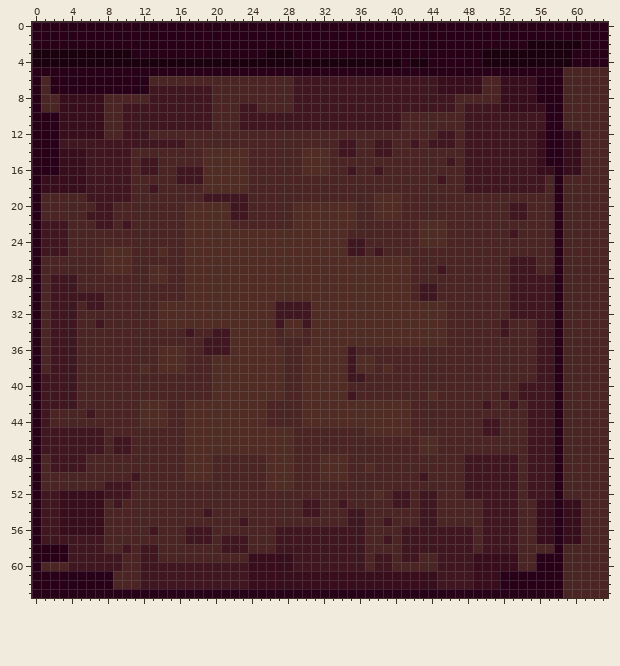
Pixel-art sprite: resources/assets/cooking/textures/blueprint/pan/baked_chocolate.png. This is how it looked before the edit.
The file is 64x64 pixels. Colours within 5 levels of each other are drawn and written as one.
Now the later version:
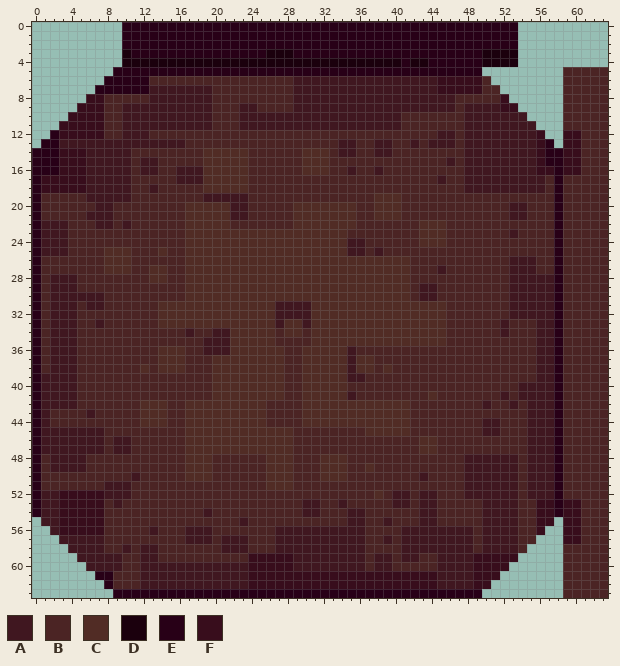
Palette (. is transparent): A #401720  B #4b2424  C #512c25  D #1b000d  E #280017  F #380d1c
Diff:
@@ x 0..63 @@
- 0 EEEEEEEEEEEEEEEEEEEEEEEEEEEEEEEEEEEEEEEEEEEEEEEEEEEEEEEEEEEEEEEE
- 1 EEEEEEEEEEEEEEEEEEEEEEEEEEEEEEEEEEEEEEEEEEEEEEEEEEEEEEEEEEEEEEEE
- 2 EEEEEEEEEEEEEEEEEEEEEEEEEEEEEEEEEEEEEEEEEEEEEEEEEEEEEEEDDDDDDEEE
- 3 DDDDDDDDDDDEEEEEEEEEEEEEEEDDDEEEEEEEEEEEEEEEEEEEEEDDDDDDDDDDEEEE
- 4 DDDDDDDDDDDDDDDDDDDDDDDDDDDDDDDDDDDDDDDDDEDDEEEEEEDDDDDDDDDDEEEE
- 5 EEEEEEEEEEEEEEEEEEEEEEEEEEEEEEEEEEEEEEEEEEEEEEEEEEEEEEEEEEEBBBBB
- 6 EBEEEEEEEEEEEBBBBBBBBBBBBBBBBAAAAAAAAAAAAAAAAFFFFFBBFFFFEEEBBBBB
- 7 EBEEEEEEEEEEEAAAAAAABBBBBBBBBAAAAAAAAAAAAAAAAFFFFFBBFFFFEEEBBBBB
- 8 EBBFFFFFBBBBBAAAAAAABBBBBBBBBAAAAAAAAAAAAAAAAAABBBBBFFFFEEEBBBBB
- 9 EBBFFFFFBBAAAAAAAAAABBBAABBBBAAAAAAAAAAAAAAAAAABAAAAFFFFFEEBBBBB
-10 EEEFFFFFBBAAAAAAAAAABBBAAAAAAAAAAAAAAAAAABBBBBBBAAAAAAAAAEEBBBBB
-11 EEEFFFFFBBAAAAAAAAAABBBAAAAAAAAAAAAAAAAAABBBBBBBAAAAAAAAAEEBBBBB
-12 EEEFFFFFBBAAABBBBBBBBBBBBBBBBBBBBBBBBBBBBBBBBAABAAAAAAAAFEEFFBBB
-13 EEEAAAAAAAAAAAAAABBBBBBBBBBBBBBBBBAABBAABBABAAABAAAAAAAAFEEFFBBB
+ 0 ..........EEEEEEEEEEEEEEEEEEEEEEEEEEEEEEEEEEEEEEEEEEEE..........
+ 1 ..........EEEEEEEEEEEEEEEEEEEEEEEEEEEEEEEEEEEEEEEEEEEE..........
+ 2 ..........EEEEEEEEEEEEEEEEEEEEEEEEEEEEEEEEEEEEEEEEEEEE..........
+ 3 ..........DEEEEEEEEEEEEEEEDDDEEEEEEEEEEEEEEEEEEEEEDDDD..........
+ 4 ..........DDDDDDDDDDDDDDDDDDDDDDDDDDDDDDDEDDEEEEEEDDDD..........
+ 5 .........EEEEEEEEEEEEEEEEEEEEEEEEEEEEEEEEEEEEEEEEE.........BBBBB
+ 6 ........EEEEEBBBBBBBBBBBBBBBBAAAAAAAAAAAAAAAAFFFFFB........BBBBB
+ 7 .......EEEEEEAAAAAAABBBBBBBBBAAAAAAAAAAAAAAAAFFFFFBB.......BBBBB
+ 8 ......FFBBBBBAAAAAAABBBBBBBBBAAAAAAAAAAAAAAAAAABBBBBF......BBBBB
+ 9 .....FFFBBAAAAAAAAAABBBAABBBBAAAAAAAAAAAAAAAAAABAAAAFF.....BBBBB
+10 ....FFFFBBAAAAAAAAAABBBAAAAAAAAAAAAAAAAAABBBBBBBAAAAAAA....BBBBB
+11 ...FFFFFBBAAAAAAAAAABBBAAAAAAAAAAAAAAAAAABBBBBBBAAAAAAAA...BBBBB
+12 ..EFFFFFBBAAABBBBBBBBBBBBBBBBBBBBBBBBBBBBBBBBAABAAAAAAAAF..FFBBB
+13 .EEAAAAAAAAAAAAAABBBBBBBBBBBBBBBBBAABBAABBABAAABAAAAAAAAFE.FFBBB
 14 EEEFFFAAAAABBBBBBBBCCCCCBBBBBBCCCBAABBAABBBBBBBBAAAAAAAAFEEFFBBB
@@ x 0..63 @@
 54 EAAFFFFFBBBBBBBBBBBABBBBBBBBBBAABBBAABBBBBBAABBBBBAAAABBFFEFFBBB
-55 EAAFFFFFBBBBBBBBBBBBBBBABBBBBBBBBBBAABBABBBAABBBBBAAAABBFFEFFBBB
-56 EAAFFFFFBBBBBABBBAAABBBBBBBAAAAAAAAAABBBBAAAAAAAABAAAABBFFEFFBBB
-57 EAAAAAAABBBBBBBBBAAABAAABBBAAAAAAAAAABBABAAAAAAAABAAAABBFFEFFBBB
-58 EEEEAAAABBABAABBBBBBBAAABBBAAAAAAAAAABBBBAAAAAAAABAAAABBBBEBBBBB
-59 EEEEAAAAAABBAABBBBBBBBBBFFFFFAAAAAAAABAABAABBAAAAFFFFFBBEEEBBBBB
-60 EBBBAAAAAABBAAAAAAAAAAAAFFFFFAAAAAAAABAABBBBBAAAAFFFFFBBEEEBBBBB
-61 EEEEEEEEEBBBAAAAAAAAAAAAFFFFFFFFFFFFFFFFFFFFFAAAAFFFEEEEEEEBBBBB
-62 EEEEEEEEEBBBAAAAAAAAAAAAFFFFFFFFFFFFFFFFFFFFFAAAAFFFEEEEEEEBBBBB
-63 EEEEEEEEEEEEEEEEEEEEEEEEEEEEEEEEEEEEEEEEEEEEEEEEEEEEEEEEEEEBBBBB
+55 .AAFFFFFBBBBBBBBBBBBBBBABBBBBBBBBBBAABBABBBAABBBBBAAAABBFF.FFBBB
+56 ..AFFFFFBBBBBABBBAAABBBBBBBAAAAAAAAAABBBBAAAAAAAABAAAABBF..FFBBB
+57 ...AAAAABBBBBBBBBAAABAAABBBAAAAAAAAAABBABAAAAAAAABAAAABB...FFBBB
+58 ....AAAABBABAABBBBBBBAAABBBAAAAAAAAAABBBBAAAAAAAABAAAAB....BBBBB
+59 .....AAAAABBAABBBBBBBBBBFFFFFAAAAAAAABAABAABBAAAAFFFFF.....BBBBB
+60 ......AAAABBAAAAAAAAAAAAFFFFFAAAAAAAABAABBBBBAAAAFFFF......BBBBB
+61 .......EEBBBAAAAAAAAAAAAFFFFFFFFFFFFFFFFFFFFFAAAAFFF.......BBBBB
+62 ........EBBBAAAAAAAAAAAAFFFFFFFFFFFFFFFFFFFFFAAAAFF........BBBBB
+63 .........EEEEEEEEEEEEEEEEEEEEEEEEEEEEEEEEEEEEEEEEE.........BBBBB
